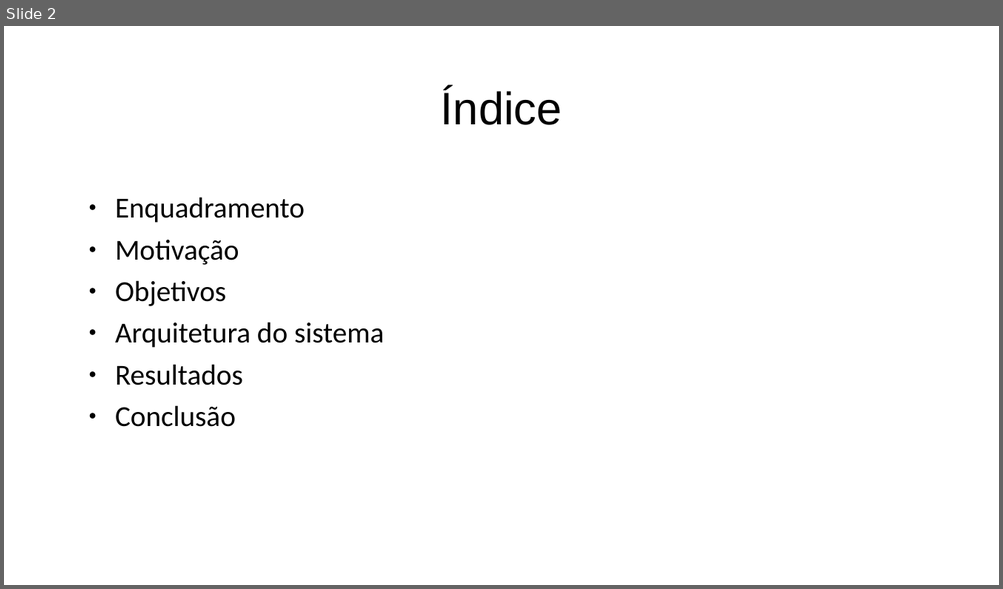
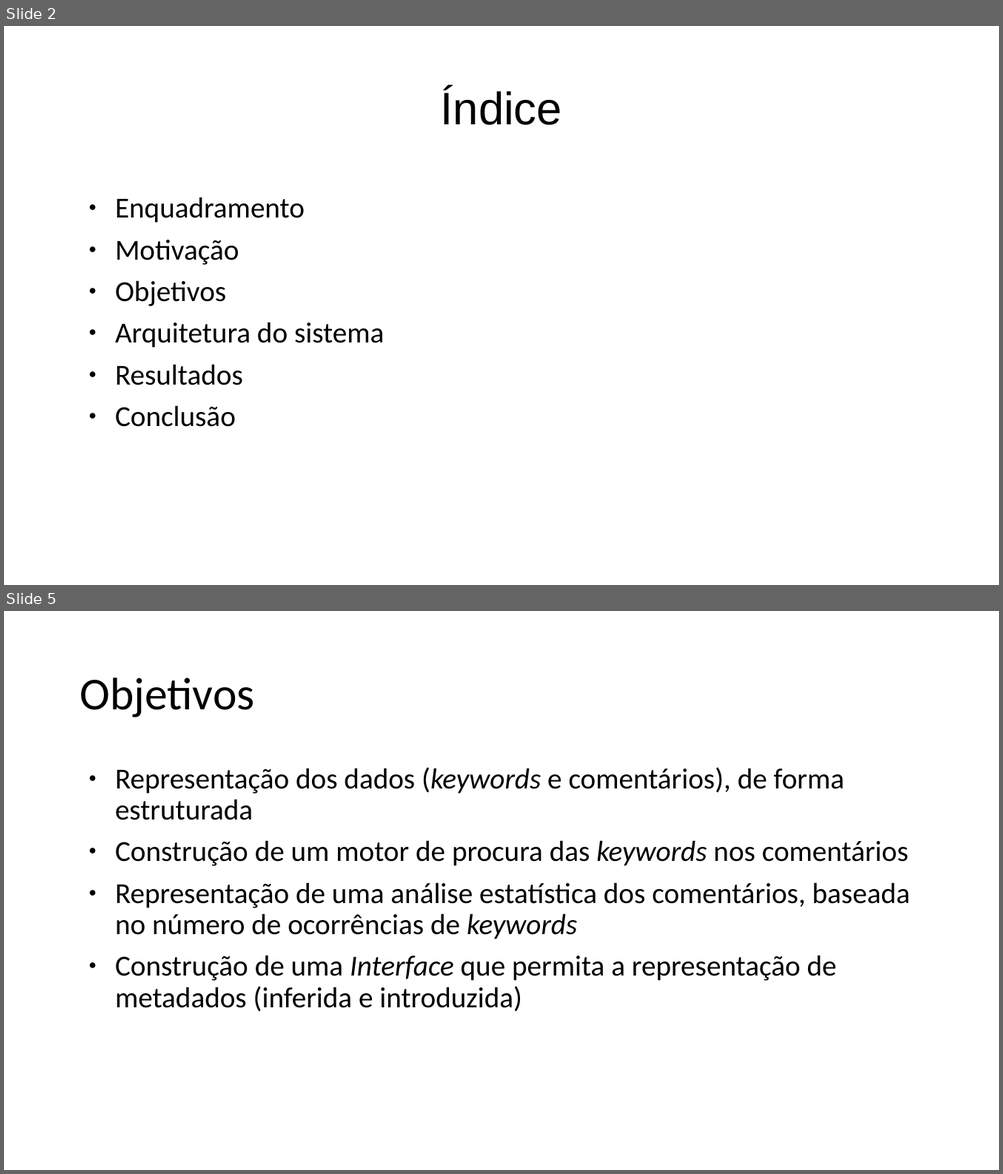
Before and after one commit to BrunoCarvalho017/LEI, a slide deck: Apresentacao/apr1.pptx. Shown one above the other, each under a label of ours: slide 2 before the commit, slides 2 and 5 after it; the slides between them are not shown. The pictures are 1003x589 and 1003x1174 pixels, drawn with LibreOffice and Linux fonts; fonts in the diff are those of the drawing. Boxes give left, top, right and bottom in pixels: in the first picture for what was removed or moved away, otherwise in the second. Text is boxed around its words. In the diff, an @@ line names an element or a change of style, - is before the commit and + after.

```diff
--- a/Apresentacao/apr1.pptx
+++ b/Apresentacao/apr1.pptx
@@ slide 5 added at (4, 611, 999, 1170), background #FFFFFF @@
@@ title added at (79, 678, 254, 718), 44 pt, text #000000 @@
+Objetivos
@@ text added at (115, 767, 910, 1012), 28 pt, text #000000 @@
+● Representação dos dados (keywords e comentários), de forma estruturada
+● Construção de um motor de procura das keywords nos comentários
+● Representação de uma análise estatística dos comentários, baseada no número de ocorrências de keywords
+● Construção de uma Interface que permita a representação de metadados (inferida e introduzida)
```
Also in this commit, not shown: 1 slide changed, 8 other slides added.
